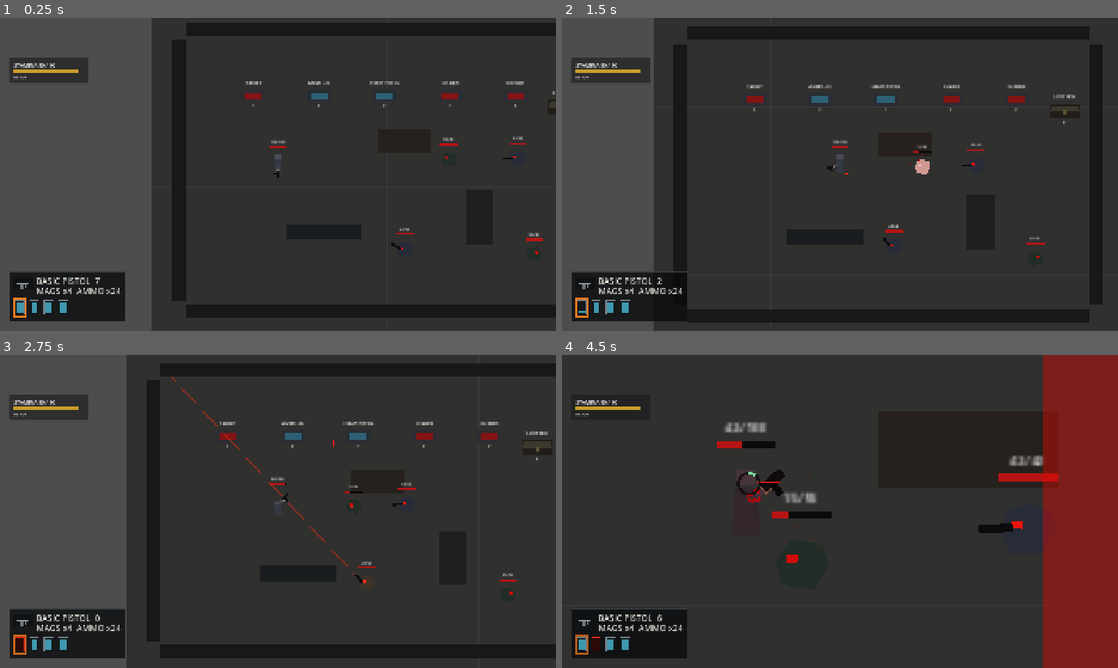
Above: before the commit, frames 1-4 (two rows, left to right).
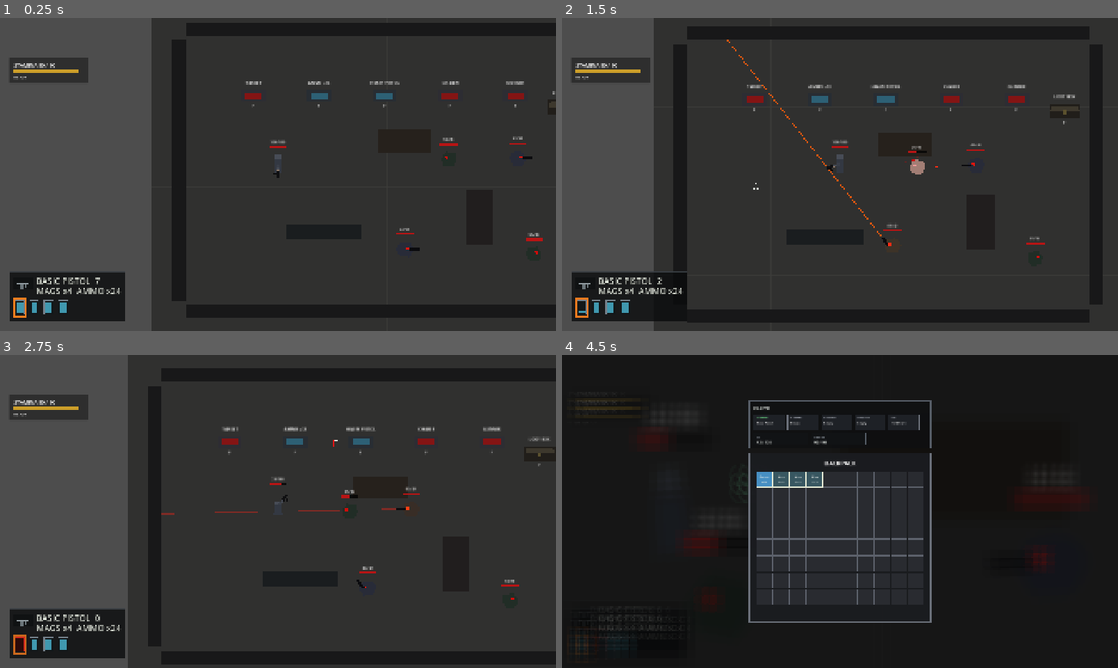
Above: after the commit, the same moments.

Repository: YuiTatsuki1011/projekt-black
Game: Godot game, scene res://scenes/levels/top_down_test_level.tscn
Same seed, same stepped clock (60 frames per second), same inputs: the game is played once before the commit and once after it.
Inputs (mouse positions are in pixels of both pictures, inside the frame that each line leads up to):
- Up to frame 1 (0.25 s): no input
- Up to frame 2 (1.5 s): tap Enter at 0.5 s; move the mouse to (962, 158) at 0.52 s; press the mouse at (962, 158) at 0.53 s; hold D (move_right) 0.53-1.25 s; tap W (move_up) at 0.77 s; tap F (interact) at 0.8 s; release the mouse at (962, 158) at 1.25 s; drag from (728, 190) to (840, 174) at 1.27 s
- Up to frame 3 (2.75 s): move the mouse to (333, 442) at 2.02 s; hold A (move_left) from 2.03 s (still down); hold C (crouch) from 2.03 s (still down); click (333, 442) at 2.17 s; tap F (interact) at 2.3 s
- Up to frame 4 (4.5 s): release A (move_left) at 2.75 s; release C (crouch) at 2.75 s; drag from (812, 574) to (1067, 596) at 2.77 s; move the mouse to (1006, 558) at 3.52 s; press the mouse at (1006, 558) at 3.53 s; hold D (move_right) 3.53-4.25 s; tap W (move_up) at 3.77 s; tap F (interact) at 3.8 s; tap Tab (inventory_toggle) at 4.15 s; release the mouse at (1006, 558) at 4.25 s; drag from (673, 464) to (901, 520) at 4.27 s

The runs differ from the first frame. In frame 1, less than 0.1% of the frame differs, in the area x 70-96%, y 44-75%; in frame 2, 0.4%; in frame 3, 2.0%; in frame 4, 72%, in the area x 0-100%, y 0-100%.

Commit message:
Refine aiming inventory and gunner behavior

Diff:
--- a/resources/weapons/basic_pistol.tres
+++ b/resources/weapons/basic_pistol.tres
@@ -20,4 +20,5 @@
 fire_cooldown = 0.22
 recoil_amount = 0.18
 recoil_recovery_speed = 8.0
+aim_follow_speed = 18.0
 projectile_scene = ExtResource("2_projectile")
--- a/resources/weapons/heavy_pistol.tres
+++ b/resources/weapons/heavy_pistol.tres
@@ -20,4 +20,5 @@
 fire_cooldown = 0.36
 recoil_amount = 0.28
 recoil_recovery_speed = 6.0
+aim_follow_speed = 10.0
 projectile_scene = ExtResource("2_projectile")
--- a/scenes/ui/crosshair.tscn
+++ b/scenes/ui/crosshair.tscn
@@ -5,12 +5,19 @@
 [node name="Crosshair" type="Node2D"]
 script = ExtResource("1_crosshair")
 
+[node name="ActualAimCircle" type="Line2D" parent="."]
+z_index = 20
+width = 1.5
+default_color = Color(0.92, 0.94, 0.92, 0.86)
+
 [node name="Horizontal" type="Line2D" parent="."]
+z_index = 21
 points = PackedVector2Array(-8, 0, -3, 0, 3, 0, 8, 0)
 width = 1.0
 default_color = Color(0.9, 0.08, 0.08, 1)
 
 [node name="Vertical" type="Line2D" parent="."]
+z_index = 21
 points = PackedVector2Array(0, -8, 0, -3, 0, 3, 0, 8)
 width = 1.0
 default_color = Color(0.9, 0.08, 0.08, 1)
--- a/scripts/combat/ranged_weapon_data.gd
+++ b/scripts/combat/ranged_weapon_data.gd
@@ -16,4 +16,5 @@
 @export var fire_cooldown: float = 0.22
 @export var recoil_amount: float = 0.18
 @export var recoil_recovery_speed: float = 8.0
+@export var aim_follow_speed: float = 16.0
 @export var projectile_scene: PackedScene
--- a/scripts/enemies/top_down_ranged_enemy.gd
+++ b/scripts/enemies/top_down_ranged_enemy.gd
@@ -3,6 +3,7 @@
 
 enum ShootState {
 	IDLE,
+	TRACKING,
 	WINDUP,
 	RECOVERY,
 }
@@ -14,6 +15,7 @@
 @export var preferred_range: float = 300.0
 @export var retreat_range: float = 150.0
 @export var move_speed: float = 82.0
+@export var aim_tracking_time: float = 0.45
 @export var shot_windup_time: float = 0.5
 @export var shot_recovery_time: float = 1.1
 @export var initial_shot_delay: float = 0.35
@@ -126,24 +128,41 @@
 
 	match _shoot_state:
 		ShootState.IDLE:
+			if _can_shoot_target():
+				_enter_tracking()
+			else:
+				_set_telegraph_visible(false)
+		ShootState.TRACKING:
+			if not _can_shoot_target():
+				_enter_search()
+				return
+
 			_update_unlocked_aim()
-			if _can_shoot_target():
+			_shot_timer -= delta
+			_update_telegraph_visual(false)
+			if _shot_timer <= 0.0:
 				_enter_windup()
 		ShootState.WINDUP:
-			if not _can_shoot_target():
-				_enter_recovery(0.25)
-				return
-
 			_shot_timer -= delta
-			_update_telegraph_visual()
+			_update_telegraph_visual(true)
 			if _shot_timer <= 0.0:
 				_fire_locked_shot()
 				_enter_recovery(shot_recovery_time)
 		ShootState.RECOVERY:
-			_update_unlocked_aim()
+			_set_telegraph_visible(false)
 			_shot_timer -= delta
 			if _shot_timer <= 0.0:
 				_shoot_state = ShootState.IDLE
+
+
+func _enter_tracking() -> void:
+	_shoot_state = ShootState.TRACKING
+	_shot_timer = aim_tracking_time
+	body_visual.color = Color(0.22, 0.18, 0.15, 1.0)
+	eye_visual.color = Color(1.0, 0.25, 0.08, 1.0)
+	_set_telegraph_visible(true)
+	_update_unlocked_aim()
+	_update_telegraph_visual(false)
 
 
 func _enter_windup() -> void:
@@ -157,12 +176,20 @@
 	body_visual.color = Color(0.24, 0.2, 0.16, 1.0)
 	eye_visual.color = Color(1.0, 0.18, 0.08, 1.0)
 	_set_telegraph_visible(true)
-	_update_telegraph_visual()
+	_update_telegraph_visual(true)
 
 
 func _enter_recovery(duration: float) -> void:
 	_shoot_state = ShootState.RECOVERY
 	_shot_timer = duration
+	_set_telegraph_visible(false)
+	body_visual.color = _base_body_color
+	eye_visual.color = _base_eye_color
+
+
+func _enter_search() -> void:
+	_shoot_state = ShootState.IDLE
+	_shot_timer = 0.0
 	_set_telegraph_visible(false)
 	body_visual.color = _base_body_color
 	eye_visual.color = _base_eye_color
@@ -289,7 +316,7 @@
 	telegraph_line.visible = is_visible
 
 
-func _update_telegraph_visual() -> void:
+func _update_telegraph_visual(is_locked_warning: bool = false) -> void:
 	if telegraph_line == null:
 		return
 
@@ -297,8 +324,11 @@
 	var end_position := to_local(_get_telegraph_end_position())
 	telegraph_line.points = PackedVector2Array([start_position, end_position])
 
-	var pulse := 0.18 + sin(Time.get_ticks_msec() * 0.026) * 0.08
-	telegraph_line.default_color = Color(1.0, 0.08 + pulse, 0.04, 0.44 + pulse)
+	if is_locked_warning:
+		var pulse := 0.34 + sin(Time.get_ticks_msec() * 0.042) * 0.24
+		telegraph_line.default_color = Color(1.0, 0.08 + pulse, 0.04, 0.55 + pulse)
+	else:
+		telegraph_line.default_color = Color(1.0, 0.14, 0.08, 0.38)
 
 
 func _get_telegraph_end_position() -> Vector2:
--- a/scripts/inventory/inventory.gd
+++ b/scripts/inventory/inventory.gd
@@ -50,6 +50,8 @@
 		for entry_id in _entries:
 			var entry: Dictionary = _entries[entry_id]
 			if entry.get("item_id") != item_id:
+				continue
+			if not _are_metadata_stack_compatible(entry.get("metadata", {}), {}):
 				continue
 
 			var entry_quantity: int = int(entry.get("quantity", 0))
@@ -134,7 +136,8 @@
 ) -> int:
 	if quantity <= 0:
 		return 0
-	if metadata.is_empty():
+	var normalized_metadata := _normalize_metadata(metadata)
+	if normalized_metadata.is_empty():
 		return add_item_with_size(item_id, quantity, size_override)
 
 	var remaining_quantity := quantity
@@ -152,7 +155,7 @@
 			break
 
 		var stack_quantity: int = mini(max_stack, remaining_quantity) if is_stackable else 1
-		_create_entry(item_id, position, item_size, stack_quantity, metadata)
+		_create_entry(item_id, position, item_size, stack_quantity, normalized_metadata)
 		remaining_quantity -= stack_quantity
 		added_quantity += stack_quantity
 
@@ -185,6 +188,8 @@
 		occupied_rects.append(Rect2i(entry.get("position", Vector2i.ZERO), entry.get("size", Vector2i.ONE)))
 
 		if not is_stackable or entry.get("item_id") != item_id:
+			continue
+		if not _are_metadata_stack_compatible(entry.get("metadata", {}), {}):
 			continue
 
 		var entry_quantity: int = int(entry.get("quantity", 0))
@@ -499,7 +504,10 @@
 		return false
 
 	var metadata := get_entry_metadata(entry_id)
-	metadata["identified"] = is_identified
+	if is_identified:
+		metadata.erase("identified")
+	else:
+		metadata["identified"] = false
 	return set_entry_metadata(entry_id, metadata)
 
 
@@ -507,12 +515,18 @@
 	var changed := false
 	for entry_id in _entries:
 		var entry: Dictionary = _entries[entry_id]
-		var metadata: Dictionary = entry.get("metadata", {})
+		var metadata: Dictionary = Dictionary(entry.get("metadata", {})).duplicate(true)
 		if bool(metadata.get("identified", true)) == is_identified:
 			continue
 
-		metadata["identified"] = is_identified
-		entry["metadata"] = metadata
+		if is_identified:
+			metadata.erase("identified")
+		else:
+			metadata["identified"] = false
+		if metadata.is_empty():
+			entry.erase("metadata")
+		else:
+			entry["metadata"] = metadata
 		_entries[entry_id] = entry
 		changed = true
 
@@ -536,10 +550,11 @@
 		return false
 
 	var entry: Dictionary = _entries[entry_id]
-	if metadata.is_empty():
+	var normalized_metadata := _normalize_metadata(metadata)
+	if normalized_metadata.is_empty():
 		entry.erase("metadata")
 	else:
-		entry["metadata"] = metadata.duplicate(true)
+		entry["metadata"] = normalized_metadata
 	_entries[entry_id] = entry
 	grid_changed.emit()
 	return true
@@ -785,8 +800,9 @@
 		"size": size,
 		"quantity": quantity,
 	}
-	if not metadata.is_empty():
-		_entries[entry_id]["metadata"] = metadata.duplicate(true)
+	var normalized_metadata := _normalize_metadata(metadata)
+	if not normalized_metadata.is_empty():
+		_entries[entry_id]["metadata"] = normalized_metadata
 	return entry_id
 
 
@@ -871,4 +887,11 @@
 
 
 func _are_metadata_stack_compatible(left: Dictionary, right: Dictionary) -> bool:
-	return left == right
+	return _normalize_metadata(left) == _normalize_metadata(right)
+
+
+func _normalize_metadata(metadata: Dictionary) -> Dictionary:
+	var normalized := metadata.duplicate(true)
+	if bool(normalized.get("identified", true)):
+		normalized.erase("identified")
+	return normalized
--- a/scripts/player/player_controller.gd
+++ b/scripts/player/player_controller.gd
@@ -49,6 +49,12 @@
 @export var fire_cooldown: float = 0.22
 @export var recoil_amount: float = 0.18
 @export var recoil_recovery_speed: float = 8.0
+@export var recoil_max_amount: float = 0.65
+@export var aim_follow_speed: float = 16.0
+@export var aim_indicator_base_radius: float = 5.0
+@export var aim_indicator_recoil_radius: float = 34.0
+@export var shot_spread_angle_per_recoil: float = 0.12
+@export_flags_2d_physics var aim_blocker_mask: int = 1
 @export var aim_flip_dead_zone: float = 12.0
 @export var damage_flash_time: float = 0.12
 @export var damage_knockback_strength: float = 130.0
@@ -150,6 +156,9 @@
 var _firearm_has_magazine_by_slot: Dictionary = {}
 var _firearm_magazine_item_id_by_slot: Dictionary = {}
 var _firearm_slot_input_was_pressed: Array[bool] = [false, false, false, false]
+var _desired_aim_position: Vector2 = Vector2.ZERO
+var _actual_aim_position: Vector2 = Vector2.ZERO
+var _aim_initialized: bool = false
 var _is_sub_weapon_aiming: bool = false
 var _sub_weapon_fire_was_pressed: bool = false
 var _melee_combo_damages: PackedInt32Array = PackedInt32Array([34, 48, 68])
@@ -255,6 +264,7 @@
 	fire_cooldown = float(_get_resource_value(ranged_weapon, &"fire_cooldown", fire_cooldown))
 	recoil_amount = float(_get_resource_value(ranged_weapon, &"recoil_amount", recoil_amount))
 	recoil_recovery_speed = float(_get_resource_value(ranged_weapon, &"recoil_recovery_speed", recoil_recovery_speed))
+	aim_follow_speed = float(_get_resource_value(ranged_weapon, &"aim_follow_speed", aim_follow_speed))
 	var next_projectile_scene: PackedScene = _get_resource_value(ranged_weapon, &"projectile_scene", projectile_scene) as PackedScene
 	if next_projectile_scene != null:
 		projectile_scene = next_projectile_scene
@@ -287,6 +297,7 @@
 	fire_cooldown = 0.0
 	recoil_amount = 0.0
 	_recoil = 0.0
+	_aim_initialized = false
 	forearm_bone.rotation = 0.0
 	projectile_scene = null
 
@@ -839,6 +850,15 @@
 	}
 
 
+func get_firearm_aim_info() -> Dictionary:
+	return {
+		"visible": _has_ranged_weapon and not _is_inventory_open and not _is_dead,
+		"target_position": get_global_mouse_position(),
+		"actual_aim_position": _actual_aim_position,
+		"spread_radius": _get_aim_indicator_radius(),
+	}
+
+
 func get_field_magazine_loading_entry_id() -> int:
 	return _field_magazine_load_entry_id if _is_field_magazine_loading else -1
 
@@ -856,6 +876,14 @@
 		return
 
 	var mouse_position: Vector2 = get_global_mouse_position()
+	_desired_aim_position = _get_blocked_aim_position(mouse_position)
+	if not _aim_initialized:
+		_actual_aim_position = _desired_aim_position
+		_aim_initialized = true
+	else:
+		var follow_weight := 1.0 - exp(-maxf(aim_follow_speed, 0.01) * delta)
+		_actual_aim_position = _actual_aim_position.lerp(_desired_aim_position, clampf(follow_weight, 0.0, 1.0))
+
 	var next_facing: int = _facing
 	var aim_offset_x: float = mouse_position.x - global_position.x
 	if aim_offset_x > aim_flip_dead_zone:
@@ -868,7 +896,7 @@
 		body_root.scale.x = float(_facing)
 		_update_arm_anchor()
 
-	var aim_vector: Vector2 = mouse_position - arm_rig.global_position
+	var aim_vector: Vector2 = _actual_aim_position - arm_rig.global_position
 	if aim_vector.length_squared() <= 0.01:
 		return
 
@@ -877,6 +905,44 @@
 
 	_recoil = move_toward(_recoil, 0.0, recoil_recovery_speed * delta)
 	forearm_bone.rotation = -_recoil * arm_rig.scale.y
+
+
+func _get_blocked_aim_position(target_position: Vector2) -> Vector2:
+	if arm_rig == null:
+		return target_position
+	if arm_rig.global_position.distance_squared_to(target_position) <= 0.01:
+		return target_position
+
+	var query := PhysicsRayQueryParameters2D.new()
+	query.from = arm_rig.global_position
+	query.to = target_position
+	query.collision_mask = aim_blocker_mask
+	query.exclude = [get_rid()]
+	query.collide_with_areas = false
+	query.collide_with_bodies = true
+	var hit := get_world_2d().direct_space_state.intersect_ray(query)
+	if hit.has("position"):
+		return hit.get("position", target_position)
+
+	return target_position
+
+
+func _get_aim_indicator_radius() -> float:
+	return aim_indicator_base_radius + _recoil * aim_indicator_recoil_radius
+
+
+func _get_shot_direction() -> Vector2:
+	var direction := (_actual_aim_position - muzzle.global_position).normalized()
+	if direction.length_squared() <= 0.01:
+		direction = muzzle.global_transform.x.normalized()
+	if direction.length_squared() <= 0.01:
+		direction = Vector2.RIGHT.rotated(arm_rig.global_rotation)
+
+	var spread_angle := _recoil * shot_spread_angle_per_recoil
+	if spread_angle > 0.001:
+		direction = direction.rotated(randf_range(-spread_angle, spread_angle)).normalized()
+
+	return direction
 
 
 func _try_fire() -> void:
@@ -909,9 +975,7 @@
 
 	if projectile is Node2D:
 		var projectile_2d := projectile as Node2D
-		var shot_direction: Vector2 = muzzle.global_transform.x.normalized()
-		if shot_direction == Vector2.ZERO:
-			shot_direction = Vector2.RIGHT.rotated(arm_rig.global_rotation)
+		var shot_direction := _get_shot_direction()
 
 		projectile_2d.global_position = muzzle.global_position
 		projectile_2d.global_rotation = shot_direction.angle()
@@ -1387,7 +1451,7 @@
 	_update_current_ammo_from_loaded_parts()
 	_save_active_firearm_ammo()
 	_fire_cooldown_remaining = fire_cooldown
-	_recoil = recoil_amount
+	_recoil = minf(_recoil + recoil_amount, recoil_max_amount)
 	fired.emit(current_ammo)
 	ammo_changed.emit(current_ammo, reserve_ammo)
 	_emit_magazine_status_changed()
@@ -1903,6 +1967,10 @@
 
 
 func _get_interactable_outline_points(interactable: Node2D) -> PackedVector2Array:
+	var visual_points := _get_interactable_visual_outline_points(interactable)
+	if not visual_points.is_empty():
+		return visual_points
+
 	for child in interactable.get_children():
 		var collision_shape := child as CollisionShape2D
 		if collision_shape == null or collision_shape.shape == null:
@@ -1928,6 +1996,68 @@
 	return PackedVector2Array()
 
 
+func _get_interactable_visual_outline_points(interactable: Node2D) -> PackedVector2Array:
+	var points: Array[Vector2] = []
+	_collect_interactable_polygon_points(interactable, interactable, points)
+	if points.size() < 3:
+		return PackedVector2Array()
+
+	return PackedVector2Array(_get_convex_hull(points))
+
+
+func _collect_interactable_polygon_points(root_node: Node2D, current: Node, points: Array[Vector2]) -> void:
+	for child in current.get_children():
+		if child.name == INTERACTION_HIGHLIGHT_NAME:
+			continue
+
+		var polygon_node := child as Polygon2D
+		if polygon_node != null and polygon_node.visible:
+			for point in polygon_node.polygon:
+				var global_point: Vector2 = polygon_node.global_transform * point
+				points.append(root_node.global_transform.affine_inverse() * global_point)
+
+		if child is Node2D:
+			_collect_interactable_polygon_points(root_node, child, points)
+
+
+func _get_convex_hull(points: Array[Vector2]) -> Array[Vector2]:
+	var sorted_points := points.duplicate()
+	sorted_points.sort_custom(func(a: Vector2, b: Vector2) -> bool:
+		if is_equal_approx(a.x, b.x):
+			return a.y < b.y
+		return a.x < b.x
+	)
+
+	var unique_points: Array[Vector2] = []
+	for point in sorted_points:
+		if unique_points.is_empty() or point.distance_squared_to(unique_points.back()) > 0.01:
+			unique_points.append(point)
+	if unique_points.size() < 3:
+		return unique_points
+
+	var lower: Array[Vector2] = []
+	for point in unique_points:
+		while lower.size() >= 2 and _cross(lower[lower.size() - 2], lower[lower.size() - 1], point) <= 0.0:
+			lower.pop_back()
+		lower.append(point)
+
+	var upper: Array[Vector2] = []
+	for index in range(unique_points.size() - 1, -1, -1):
+		var point := unique_points[index]
+		while upper.size() >= 2 and _cross(upper[upper.size() - 2], upper[upper.size() - 1], point) <= 0.0:
+			upper.pop_back()
+		upper.append(point)
+
+	lower.pop_back()
+	upper.pop_back()
+	lower.append_array(upper)
+	return lower
+
+
+func _cross(origin: Vector2, a: Vector2, b: Vector2) -> float:
+	return (a - origin).cross(b - origin)
+
+
 func _on_died() -> void:
 	_is_dead = true
 	_is_inventory_open = false
--- a/scripts/ui/crosshair.gd
+++ b/scripts/ui/crosshair.gd
@@ -1,6 +1,52 @@
 extends Node2D
 class_name Crosshair
+
+const CIRCLE_SEGMENTS := 32
+
+@onready var actual_aim_circle: Line2D = get_node_or_null("ActualAimCircle") as Line2D
+
+var _player: Node
+
+
+func _ready() -> void:
+	_resolve_player()
+	if actual_aim_circle != null:
+		actual_aim_circle.closed = true
 
 
 func _process(_delta: float) -> void:
 	global_position = get_global_mouse_position()
+	_update_actual_aim_circle()
+
+
+func _resolve_player() -> void:
+	var current_scene := get_tree().current_scene
+	if current_scene != null:
+		_player = current_scene.get_node_or_null("Player")
+
+
+func _update_actual_aim_circle() -> void:
+	if actual_aim_circle == null:
+		return
+	if _player == null or not is_instance_valid(_player):
+		_resolve_player()
+	if _player == null or not _player.has_method("get_firearm_aim_info"):
+		actual_aim_circle.visible = false
+		return
+
+	var info: Dictionary = _player.call("get_firearm_aim_info")
+	if not bool(info.get("visible", false)):
+		actual_aim_circle.visible = false
+		return
+
+	actual_aim_circle.visible = true
+	actual_aim_circle.global_position = info.get("actual_aim_position", global_position)
+	_set_circle_points(maxf(float(info.get("spread_radius", 5.0)), 2.0))
+
+
+func _set_circle_points(radius: float) -> void:
+	var points := PackedVector2Array()
+	for index in CIRCLE_SEGMENTS:
+		var angle := TAU * float(index) / float(CIRCLE_SEGMENTS)
+		points.append(Vector2(cos(angle), sin(angle)) * radius)
+	actual_aim_circle.points = points
--- a/scripts/ui/inventory_screen.gd
+++ b/scripts/ui/inventory_screen.gd
@@ -1096,7 +1096,9 @@
 	if event is InputEventMouseButton:
 		var mouse_button := event as InputEventMouseButton
 		if mouse_button.button_index == MOUSE_BUTTON_LEFT and mouse_button.pressed:
-			if not mouse_button.ctrl_pressed or not _begin_split_drag(
+			if mouse_button.shift_pressed:
+				_quick_transfer_entry_between_inventories(_inventory, _external_inventory, entry_id)
+			elif not mouse_button.ctrl_pressed or not _begin_split_drag(
 				_inventory,
 				entry_id,
 				_item_nodes.get(entry_id) as Control,
@@ -1109,8 +1111,6 @@
 				_cancel_magazine_load_job()
 			elif mouse_button.ctrl_pressed:
 				_try_split_stack_entry(_inventory, entry_id)
-			elif mouse_button.shift_pressed:
-				_quick_transfer_entry_between_inventories(_inventory, _external_inventory, entry_id)
 			else:
 				_show_item_context_menu(_inventory, entry_id, DRAG_SOURCE_INVENTORY)
 			get_viewport().set_input_as_handled()
@@ -1123,7 +1123,9 @@
 	if event is InputEventMouseButton:
 		var mouse_button := event as InputEventMouseButton
 		if mouse_button.button_index == MOUSE_BUTTON_LEFT and mouse_button.pressed:
-			if not mouse_button.ctrl_pressed or not _begin_split_drag(
+			if mouse_button.shift_pressed:
+				_quick_transfer_entry_between_inventories(_external_inventory, _inventory, entry_id)
+			elif not mouse_button.ctrl_pressed or not _begin_split_drag(
 				_external_inventory,
 				entry_id,
 				_external_item_nodes.get(entry_id) as Control,
@@ -1136,8 +1138,6 @@
 				_cancel_magazine_load_job()
 			elif mouse_button.ctrl_pressed:
 				_try_split_stack_entry(_external_inventory, entry_id)
-			elif mouse_button.shift_pressed:
-				_quick_transfer_entry_between_inventories(_external_inventory, _inventory, entry_id)
 			else:
 				_show_item_context_menu(_external_inventory, entry_id, DRAG_SOURCE_EXTERNAL)
 			get_viewport().set_input_as_handled()
